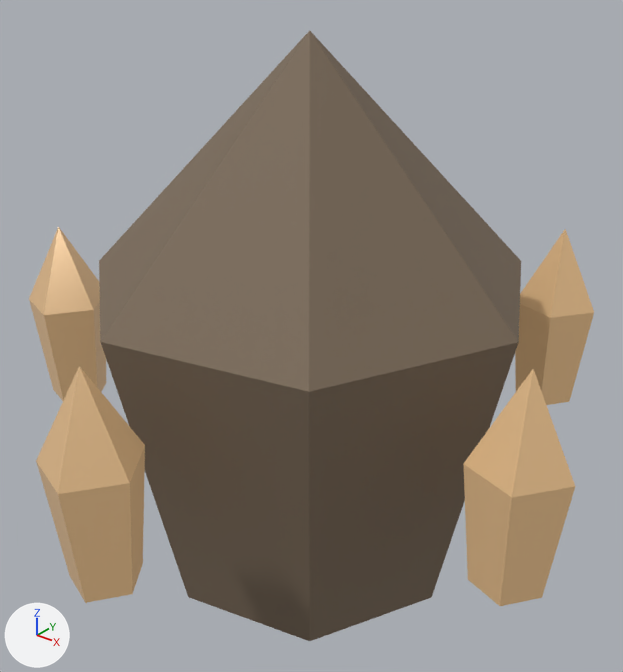
The glTF model assets/models/glb/deep-fracture-creature-AnnoyanceWisp-earth.glb, before and after one commit.
Rendered twice from a 50 mm lens placed at (0.839, -1.044, 0.887), pointed at (0.026, -0.028, 0.257). Every picture has the same lights, and +X, +Y and +Z are marked at lower left. The older version comes first.

Objects in the first picture: 'orbit-shard-0', 'orbit-shard-1', 'orbit-shard-2', 'orbit-shard-4', 'shell'.
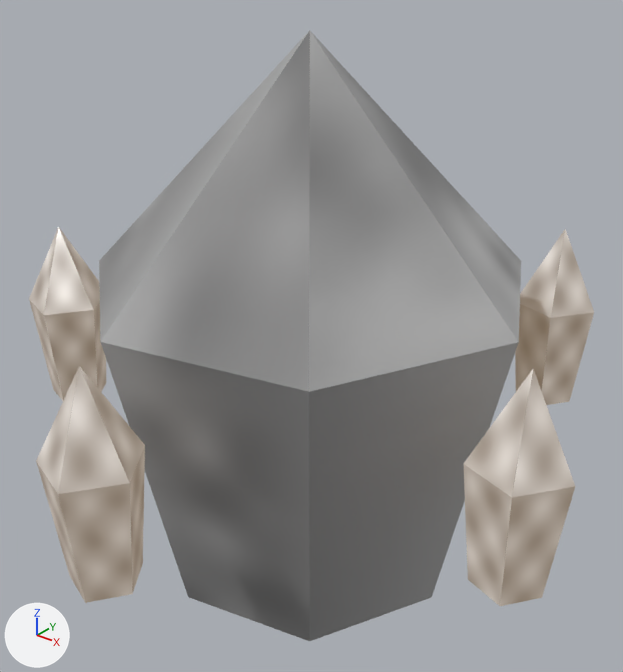
What changed in the scene script:
```text
Add img_a024851ca806c911:
    img_a024851ca806c911 = load_image('a024851ca806c911', '_unpacked/a024851ca806c911', 256, 256, 'sRGB')
Add img_47c10eca8ccae7da:
    img_47c10eca8ccae7da = load_image('47c10eca8ccae7da', '_unpacked/47c10eca8ccae7da', 256, 256, 'sRGB')
Add mat_export_source_002_crystal:
    mat_export_source_002_crystal = principled_material('export-source.002.crystal')
    mat_export_source_002_crystal.texture = img_a024851ca806c911
    mat_export_source_002_crystal.metallic = 0.18
    mat_export_source_002_crystal.roughness = 0.24
    mat_export_source_002_crystal.emission_color = (0.148, 0.0963, 0.0493)  # brown #6b573f
    mat_export_source_002_crystal.emission_strength = 1.0
Add mat_export_source_001_carapace:
    mat_export_source_001_carapace = principled_material('export-source.001.carapace')
    mat_export_source_001_carapace.texture = img_47c10eca8ccae7da
    mat_export_source_001_carapace.metallic = 0.12
    mat_export_source_001_carapace.roughness = 0.78
Change me_shell:
    where me_shell.from_pydata(...)  # 16 vertices, 28 faces; spans x -0.361..0.361, y -0.37..0.37, z -0.484..0.484
    remove me_shell.materials.append(mat_export_source_001)  # brown #7e6d5c
    add me_shell.materials.append(mat_export_source_001_carapace)  # picture img_47c10eca8ccae7da
Change me_orbit_shard_0:
    where me_orbit_shard_0.from_pydata(...)  # 12 vertices, 20 faces; spans x -0.068..0.068, y -0.071..0.071, z -0.177..0.177
    remove me_orbit_shard_0.materials.append(mat_export_source_002)  # beige #d4af81
    add me_orbit_shard_0.materials.append(mat_export_source_002_crystal)  # picture img_a024851ca806c911
Change me_orbit_shard_1:
    where me_orbit_shard_1.from_pydata(...)  # 12 vertices, 20 faces; spans x -0.068..0.068, y -0.071..0.071, z -0.177..0.177
    remove me_orbit_shard_1.materials.append(mat_export_source_002)  # beige #d4af81
    add me_orbit_shard_1.materials.append(mat_export_source_002_crystal)  # picture img_a024851ca806c911
Change me_orbit_shard_2:
    where me_orbit_shard_2.from_pydata(...)  # 12 vertices, 20 faces; spans x -0.068..0.068, y -0.071..0.071, z -0.177..0.177
    remove me_orbit_shard_2.materials.append(mat_export_source_002)  # beige #d4af81
    add me_orbit_shard_2.materials.append(mat_export_source_002_crystal)  # picture img_a024851ca806c911
Change me_orbit_shard_4:
    where me_orbit_shard_4.from_pydata(...)  # 12 vertices, 20 faces; spans x -0.068..0.068, y -0.071..0.071, z -0.177..0.177
    remove me_orbit_shard_4.materials.append(mat_export_source_002)  # beige #d4af81
    add me_orbit_shard_4.materials.append(mat_export_source_002_crystal)  # picture img_a024851ca806c911
```

Pixel boxes [x1, y1, x2, y2] of what changed, in the pictures (623 x 672 px):
'shell', recoloured (brown to grey)
    both: [99, 31, 521, 641]
'orbit-shard-0', recoloured (beige to grey)
    both: [463, 369, 575, 606]
'orbit-shard-1', recoloured (beige to grey)
    both: [36, 366, 145, 603]
'orbit-shard-4', recoloured
    both: [515, 229, 594, 405]
'orbit-shard-2', recoloured
    both: [29, 227, 106, 401]
